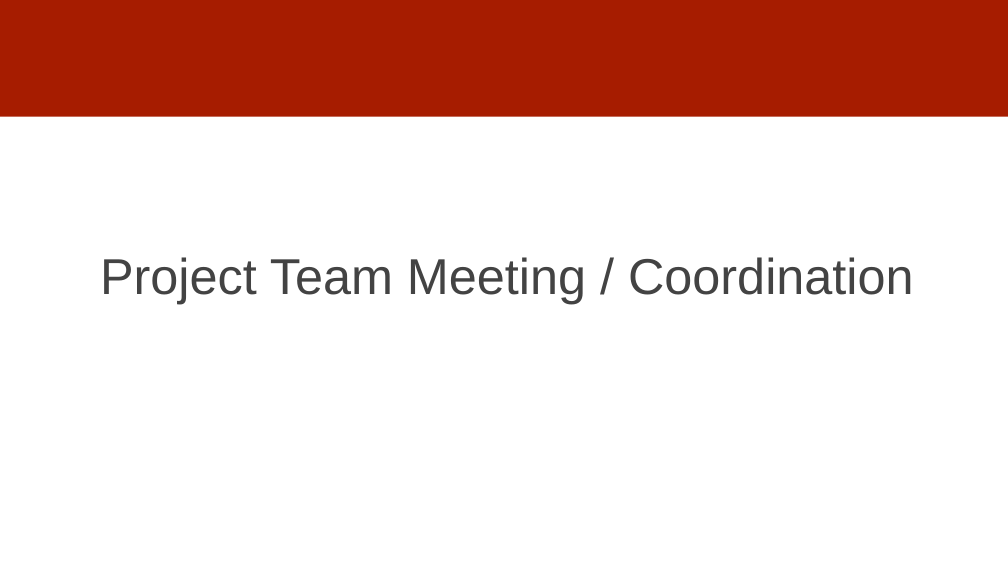
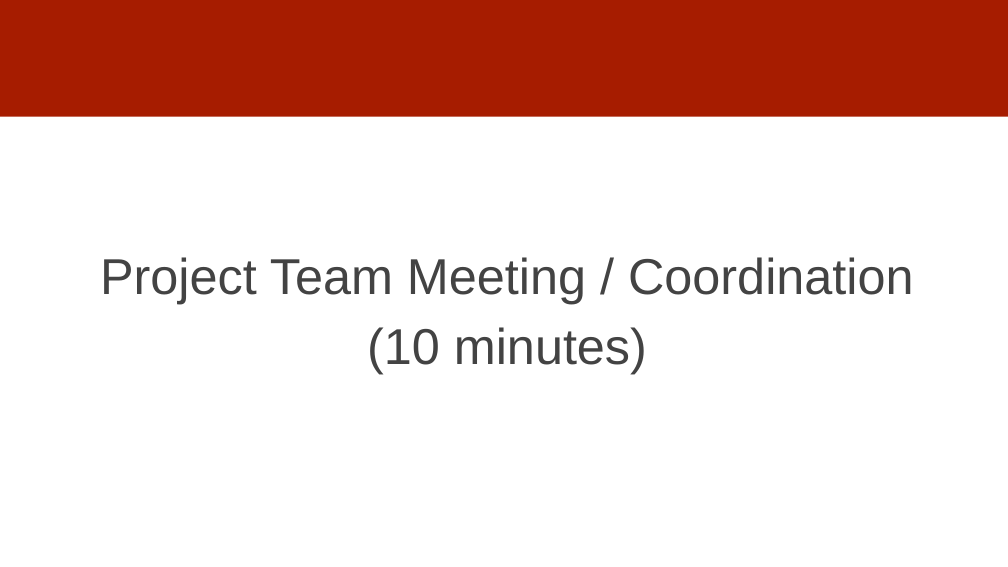
Before and after one commit to dssg/mlforpublicpolicylab, a slide deck: slide 9 of 03 - Data Exploration, Analytical Formulation, and Baselines/data-exploration.pptx (slide 17 before the commit). Drawn at 1008x567 pixels with LibreOffice and Linux fonts; fonts in the diff are those of the drawing. Boxes give left, top, right and bottom in pixels: in the first picture for what was removed or moved away, otherwise in the second. Text is boxed around its words. In the diff, an @@ line names an element or a change of style, - is before the commit and + after.

```diff
--- a/03 - Data Exploration, Analytical Formulation, and Baselines/data-exploration.pptx
+++ b/03 - Data Exploration, Analytical Formulation, and Baselines/data-exploration.pptx
@@ text at <box>367,327,647,374</box>: paragraph added @@
+(10 minutes)
```
Also in this commit, not shown: 4 other slides changed, 5 slides added.
